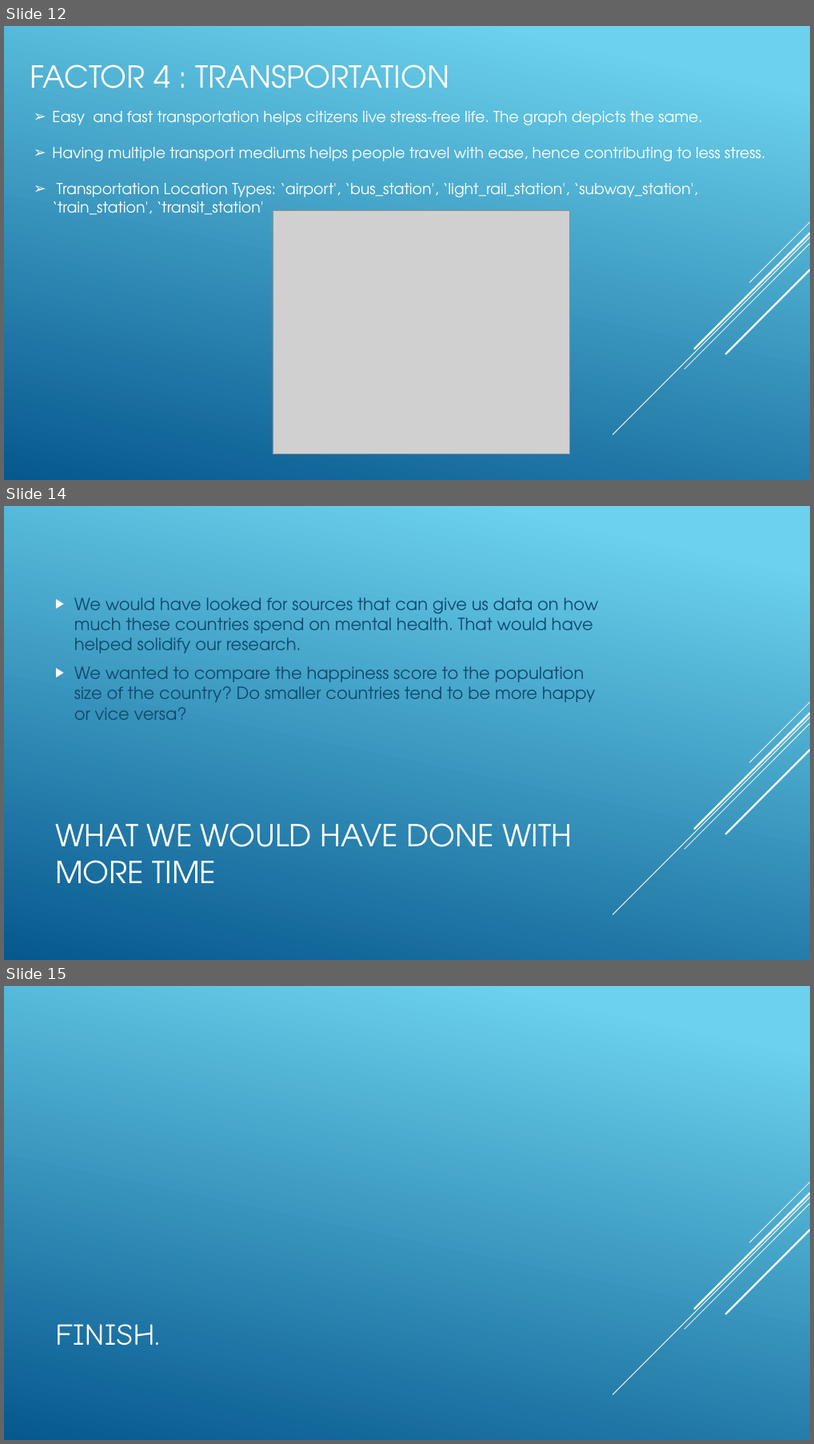
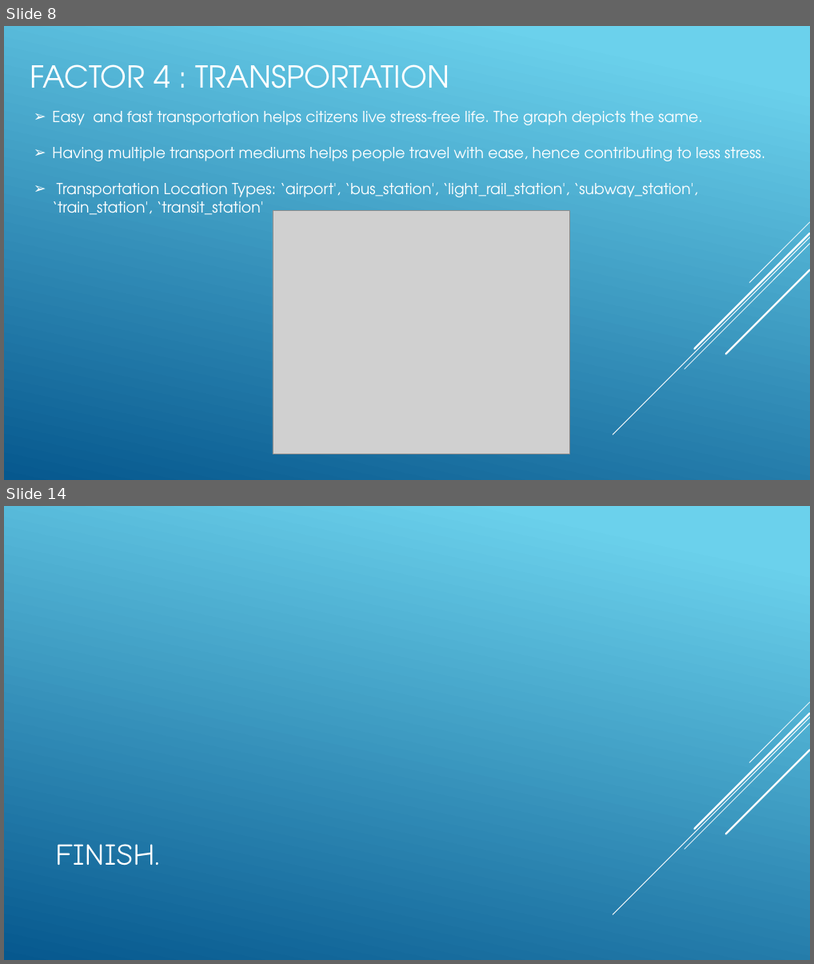
Before and after one commit to jamalabdi100/project1-1, a slide deck: Project - Happiness Equation.pptx. Shown one above the other, each under a label of ours: slides 12, 14 and 15 before the commit, slides 8 and 14 after it; the slides between them are not shown. The pictures are 814x1444 and 814x964 pixels, drawn with LibreOffice and Linux fonts; fonts in the diff are those of the drawing; grey boxes stand for pictures. Boxes give left, top, right and bottom in pixels: in the first picture for what was removed or moved away, otherwise in the second. Text is boxed around its words. In the diff, an @@ line names an element or a change of style, - is before the commit and + after.

```diff
--- a/Project - Happiness Equation.pptx
+++ b/Project - Happiness Equation.pptx
@@ slide 14 removed at (4,506,810,960), background gradient #6ED2EB to #06588E; not listed: 5 template elements that a slide beside it also shows @@
@@ text removed at (74,597,599,720) @@
-▶ We would have looked for sources that can give us data on how much these countries spend on mental health. That would have helped solidify our research.
-▶ We wanted to compare the happiness score to the population size of the country? Do smaller countries tend to be more happy or vice versa?
@@ title removed at (55,823,572,884) @@
-WHAT WE WOULD HAVE DONE WITH MORE TIME
@@ what was slide 12 is now slide 8 @@
@@ what was slide 15 is now slide 14 @@
```
Also in this commit, not shown: 4 slides changed, 1 slide added, 1 other slide removed.
